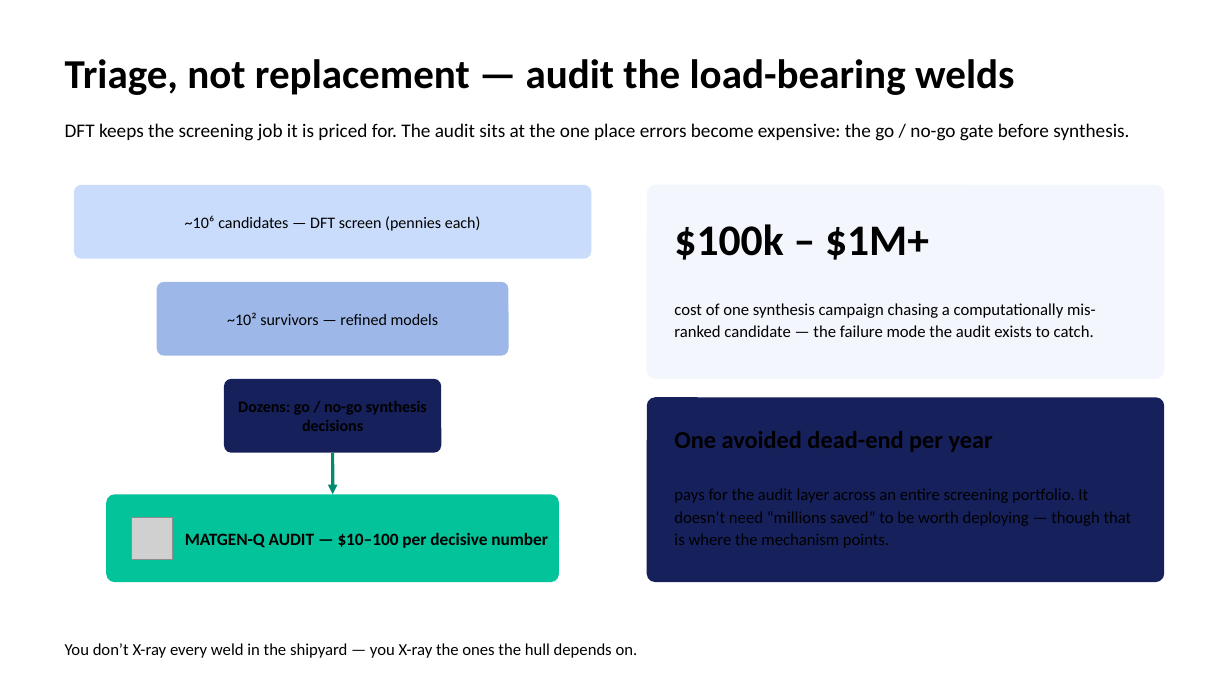
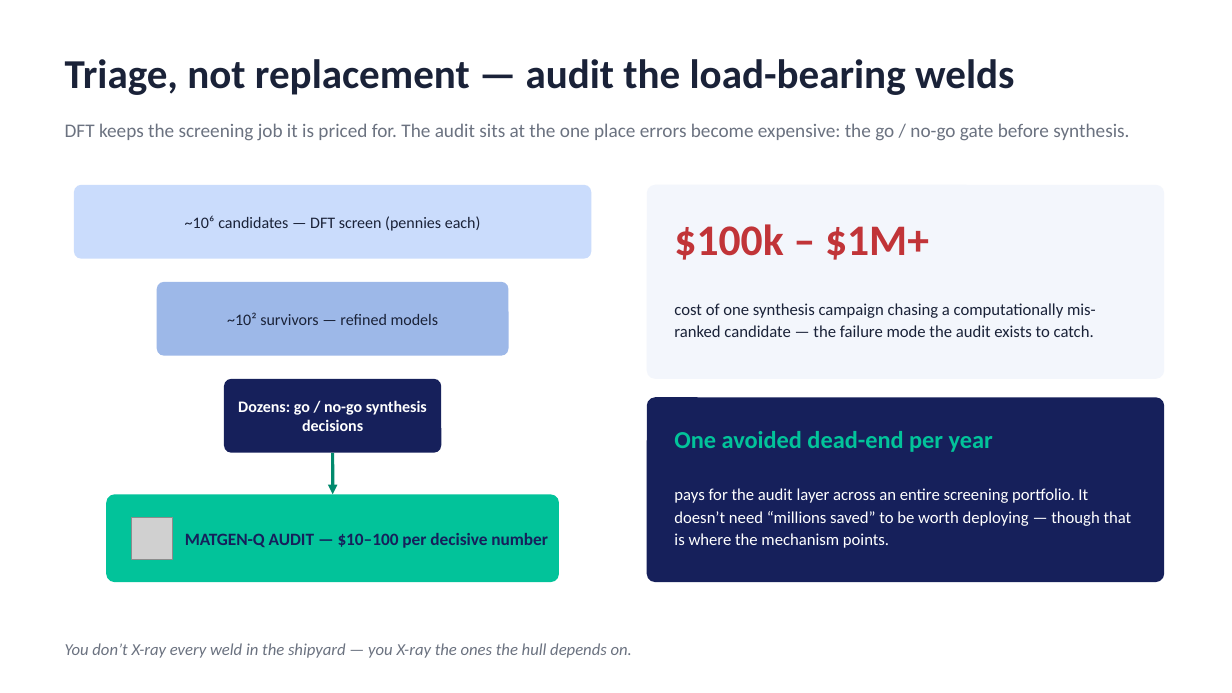
Before and after one commit to christianmetzl/potomac_advancedmaterials, a slide deck: slide 5 of docs/MATGENQ_Audit_CxO.pptx. Drawn at 1232x693 pixels with LibreOffice and Linux fonts; fonts in the diff are those of the drawing; grey boxes stand for pictures. Boxes give left, top, right and bottom in pixels: in the first picture for what was removed or moved away, otherwise in the second. Text is boxed around its words. In the diff, an @@ line names an element or a change of style, - is before the commit and + after.

```diff
--- a/docs/MATGENQ_Audit_CxO.pptx
+++ b/docs/MATGENQ_Audit_CxO.pptx
@@ text "DFT keeps the screening job ..." at <box>65,123,1129,141</box>: text colour #000000 to #6B7280 @@
@@ text "$100k – $1M+" at <box>674,224,929,260</box>: text colour #000000 to #C13438 @@
@@ text colour #000000 to #1A2238 in 4 elements at <box>65,59,1014,95</box>, <box>185,215,481,231</box>, <box>227,312,439,325</box>, <box>674,303,1096,337</box> @@
@@ text "Dozens: go / no-go synthesis ..." at <box>238,400,427,431</box>: text colour #000000 to #FFFFFF @@
@@ text "One avoided dead-end per year" at <box>674,431,993,452</box>: text colour #000000 to #02C39A @@
@@ text "pays for the audit layer ..." at <box>674,488,1132,548</box>: text colour #000000 to #FFFFFF @@
@@ text "MATGEN-Q AUDIT — $10–100 per ..." at <box>185,533,548,548</box>: text colour #000000 to #16205B @@
@@ text "You don’t X-ray every weld ..." at <box>65,643,632,658</box>: text colour #000000 to #6B7280, italic on @@
```
Also in this commit, not shown: 6 other slides changed.
